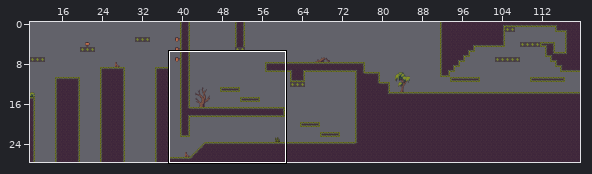
A Tiled map gets an edit: docs/assets/map/level_3.tmx. Above: a wide view before the commit, with the close-up outlined.
Close-up. Old version:
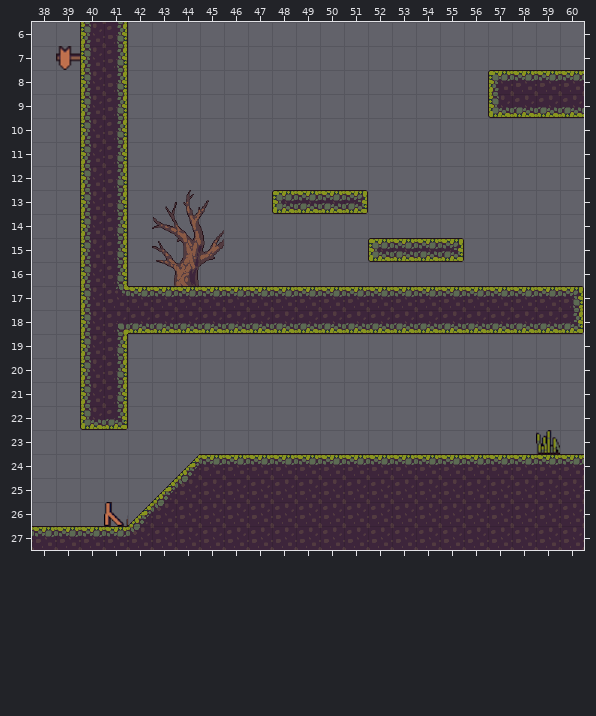
Cells are 32x32 px. Shown: x 38..60, y 6..27. The commit also changed other parts of the map, which this record leaves out.
The same view after the edit:
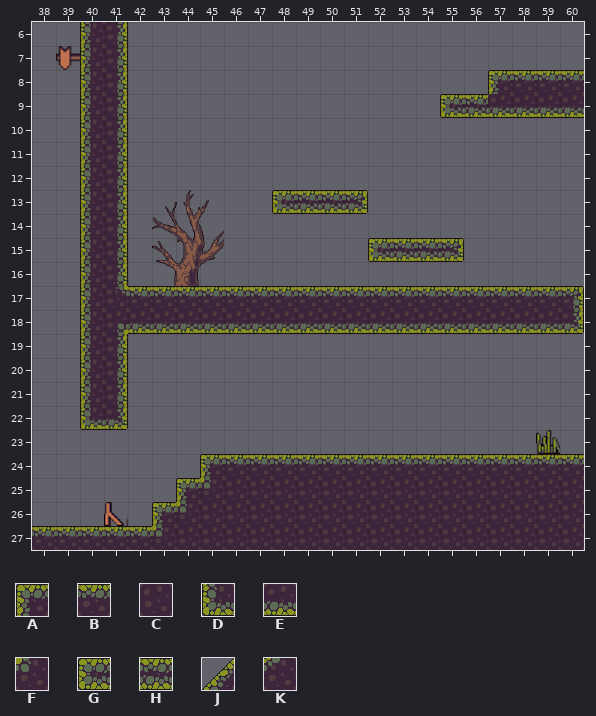
Key: from "map_tileset": A 0, B 1, C 11, D 20, E 21, F 25, G 31, H 32, J 46, K 56.
_ is an empty cell.
The exact change:
Layer "Tile Layer 1":
The author changed tile B to tile A in row 24 at x 45.
The author changed tile K to tile A in row 25 at x 44; in row 26 at x 43.
The author changed tile K to tile B in row 27 at x 42.
The author changed tile D to tile E in row 9 at x 57.
The author changed tile C to tile F in row 25 at x 45; in row 26 at x 44; in row 27 at x 43.
Tile G now appears in row 9 at x 55.
Tile H now appears in row 9 at x 56.
Tile J is removed in row 24 at x 44; in row 25 at x 43; in row 26 at x 42.
Where, in picture pixels (left, top, right, bottom), the same in both close-ups:
changed: (440, 94, 499, 118)
changed: (128, 454, 212, 537)
